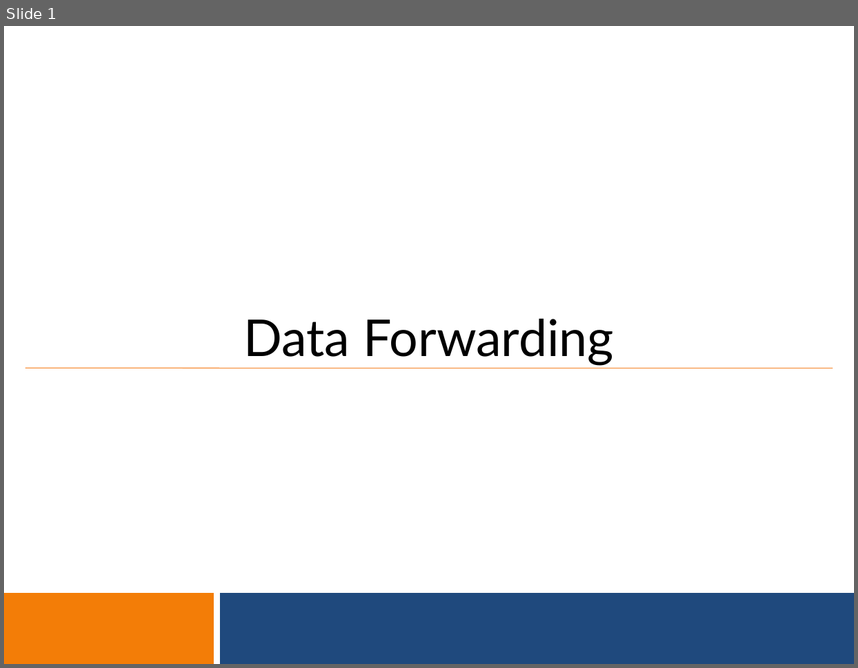
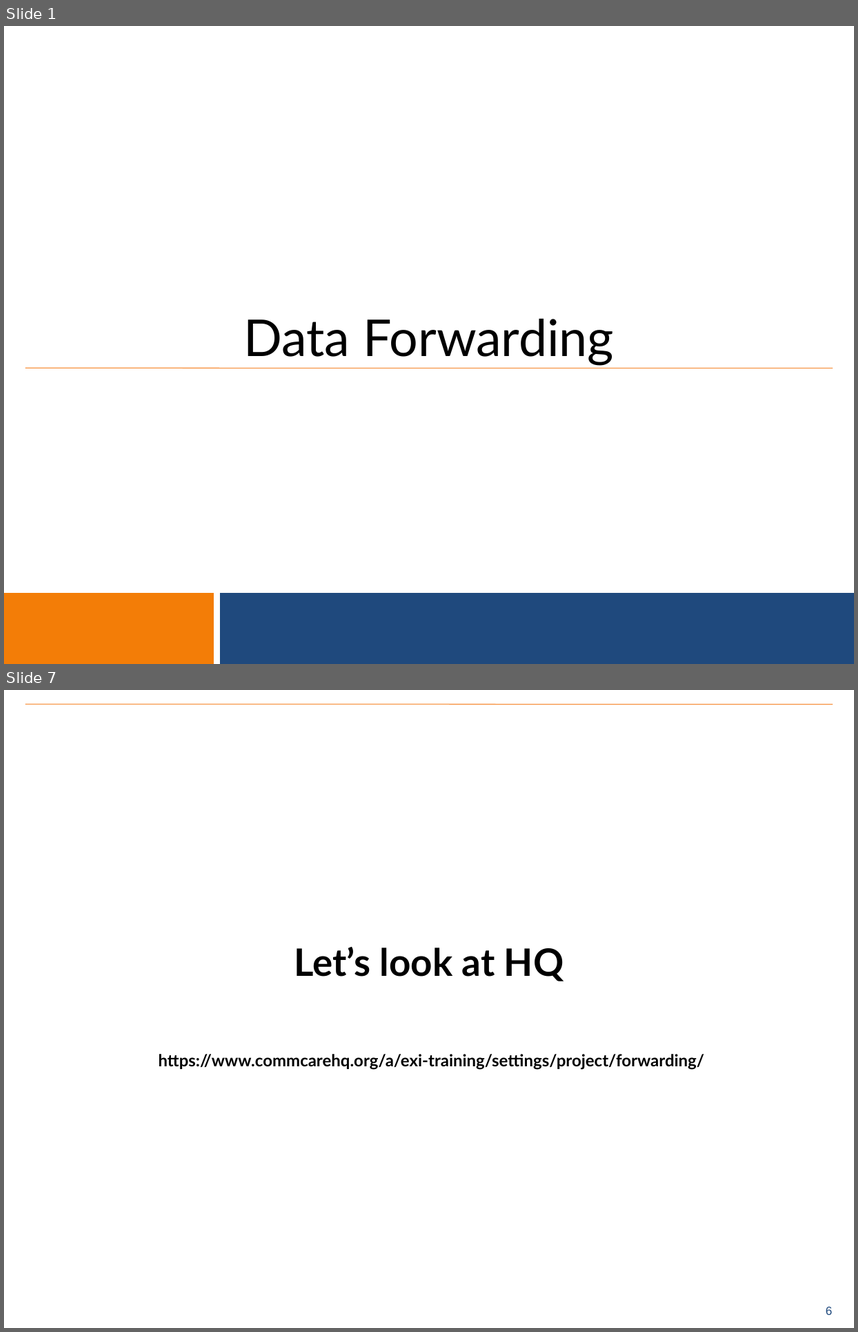
Before and after one commit to benrudolph/exi-training, a slide deck: DataForwarding/data_forwarding.pptx. Shown one above the other, each under a label of ours: slide 1 before the commit, slides 1 and 7 after it; the slides between them are not shown. The pictures are 858x668 and 858x1332 pixels, drawn with LibreOffice and Linux fonts; fonts in the diff are those of the drawing; background and template pictures are left out. Boxes give left, top, right and bottom in pixels: in the first picture for what was removed or moved away, otherwise in the second. Text is boxed around its words. In the diff, an @@ line names an element or a change of style, - is before the commit and + after.

```diff
--- a/DataForwarding/data_forwarding.pptx
+++ b/DataForwarding/data_forwarding.pptx
@@ slide 7 added at [4,690,854,1328], background #FFFFFF; not listed: 1 template element that a slide beside it also shows @@
@@ line added from (25, 704) to (833, 704), #F79646 0.75 pt @@
@@ title added at [159,947,704,1069], 14 pt, text #000000, bold @@
+Let’s look at HQ
+https://www.commcarehq.org/a/exi-training/settings/project/forwarding/
```
Also in this commit, not shown: 6 other slides added, 3 slides removed, 10 other files.
